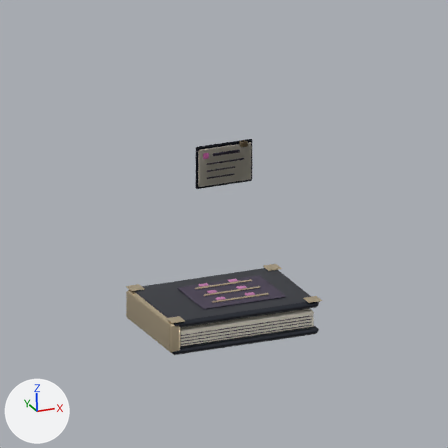
An edit to the Blender file assets/blender/magnotes_grimoire.blend, drawn before and after from the same camera.
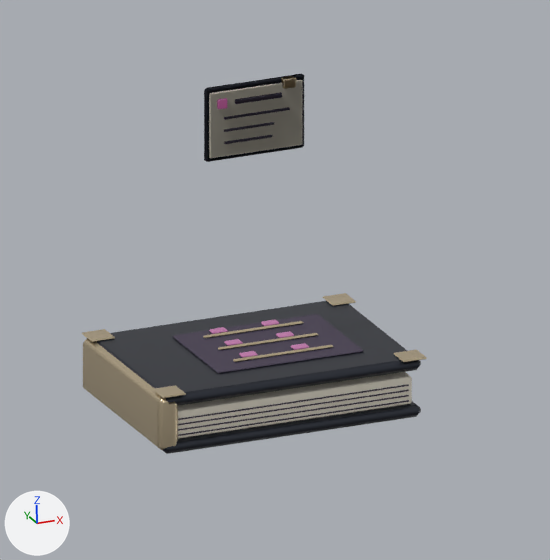
Old and new are each drawn from the file's camera 'Studio / camera' and again close up on the part from 18% to 88% of the width and 22% to 93% of the height. The axes (+X, +Y, +Z) are drawn at lower left. The lights are the same throughout. The first two pictures are the older version.

Names of what the first close-up shows: 'BOOK / back cover', 'BOOK / corner guard', 'BOOK / page edge 0', 'BOOK / pages', 'NOTE / 02 backing', 'NOTE / 05 paper', 'NOTE / 06 backing' and 9 more.
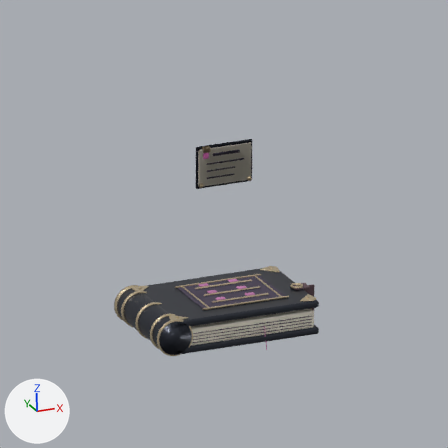
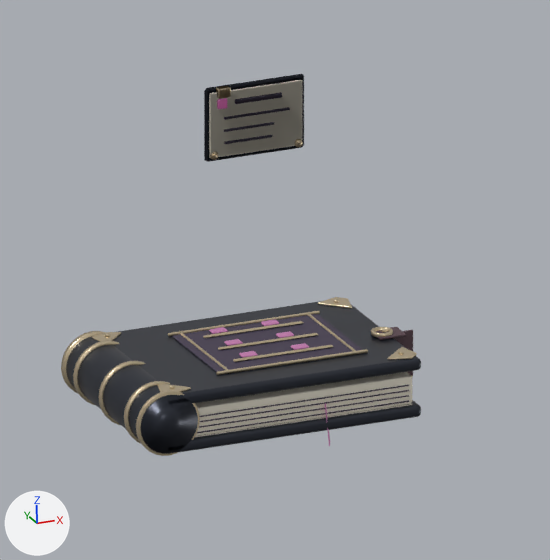
Edits to the bpy script that builds the scene:
```text
Change me_cube_001:
    used by ob_book___back_cover; parent = ob_book___book_pivot; location = (0.0, 0.0, 0.0)
    remove me_cube_001.from_pydata(...)  # 48 vertices, 52 faces; spans x -0.75..0.75, y -0.52..0.52, z -0.04..0.3
    add me_cube_001.from_pydata(...)  # 304 vertices, 280 faces; spans x -0.89..0.75, y -0.52..0.52, z -0.04..0.31
    me_cube_001 part 1: a new loose piece of 112 vertices spanning x -0.89..-0.56, y -0.52..0.52, z -0.03..0.31, in mat_book___dark_obsidian (dark grey #353842)
    me_cube_001 part 2: 144 vertices added at x -0.75..0.75, y -0.52..0.52, z -0.03..0.3
Change me_cube_002:
    used by ob_book___pages; parent = ob_book___book_pivot; location = (0.0, 0.0, 0.0)
    remove me_cube_002.from_pydata(...)  # 24 vertices, 26 faces; spans x -0.705..0.705, y -0.493..0.493, z 0.035..0.195
    add me_cube_002.from_pydata(...)  # 136 vertices, 128 faces; spans x -0.705..0.705, y -0.498..0.493, z 0.022..0.195
    me_cube_002 part 3: a new loose piece, a box spanning x -0.7013..0.7013, y -0.4985..-0.4945, z 0.022..0.038, in mat_book___ivory_paper (pale yellow #f0eada)
    me_cube_002 part 4: a new loose piece, a box spanning x -0.6988..0.6988, y -0.4985..-0.4945, z 0.052..0.068, in mat_book___ivory_paper (pale yellow #f0eada)
    me_cube_002 part 5: a new loose piece, a box spanning x -0.6963..0.6963, y -0.4985..-0.4945, z 0.082..0.098, in mat_book___ivory_paper (pale yellow #f0eada)
    me_cube_002 part 6: 72 vertices added at x -0.704..0.704, y -0.492..0.492, z 0.036..0.194
    other edits to the shape of me_cube_002 do not show in these pictures
Change me_cube_010:
    used by ob_book___corner_guard; parent = ob_book___book_pivot; location = (0.0, 0.0, 0.0)
    remove me_cube_010.from_pydata(...)  # 320 vertices, 308 faces; spans x -0.78..0.77, y -0.55..0.55, z -0.01..0.32
    add me_cube_010.from_pydata(...)  # 1576 vertices, 1362 faces; spans x -1.59..0.06, y -0.39..0.63, z -0.36..0.01
    me_cube_010 part 7: the loose piece of 24 vertices spanning x -0.21..0.37, y -0.21..-0.19, z 0.31..0.32 is scaled about its middle by (1.53, 0.577, 1.5), then moved by (-0.69, 0.0, -0.33)
    me_cube_010 part 8: the loose piece of 24 vertices spanning x -0.21..0.37, y 0.19..0.21, z 0.31..0.32 is scaled about its middle by (1.53, 0.577, 1.5), then moved by (-0.69, 0.24, -0.33)
    me_cube_010 part 9: the loose piece of 24 vertices spanning x -0.78..-0.66, y -0.52..0.52, z -0.01..0.29 is scaled about its middle by (0.114, 0.642, 0.0437), then moved by (-0.26, 0.12, -0.15)
    me_cube_010 part 10: 6 loose pieces with 224 vertices, spanning x -0.77..0.77, y -0.55..0.55, z 0.1..0.31, are deleted
    me_cube_010 part 11: 1096 vertices added at x -1.59..-1.23, y -0.39..0.63, z -0.36..0.0
    me_cube_010 part 12: 336 vertices added at x -0.25..0.06, y -0.39..0.63, z -0.28..0.01
    me_cube_010 part 13: the surface is now shaded smooth
    other edits to the shape of me_cube_010 do not show in these pictures
Change ob_book___corner_guard:
    ob_book___corner_guard.location: (0.0, 0.0, 0.0) -> (0.69, -0.12, 0.322)
Add ob_book___strap:
    ob_book___strap = bpy.data.objects.new('BOOK / strap', me_book___strap)  # 48 vertices, 52 faces; spans x -0.065..0.065, y -0.26..0.007, z 0.0..0.22; in mat_book___oiled_strap (brown #59424b)
    ob_book___strap.parent = ob_book___book_pivot
    ob_book___strap.location = (0.65, -0.12, 0.31)
    ob_book___strap.rotation_euler = (1.571, 0.0, 1.571)  # degrees (90, 0, 90)
```

Where the change shows, as pixel boxes [x1, y1, x2, y2] in the close-ups (550 x 560 px; the box of a moved part takes in the faces that stretch with it):
'BOOK / back cover', reshaped (9% wider)
    before: [96, 301, 421, 454]
    after: [66, 301, 421, 454]
'BOOK / corner guard', reshaped, moved
    before: [82, 293, 427, 450]
    after: [61, 297, 417, 456]
'BOOK / strap', added
    after: [376, 327, 413, 376]
part 1 of me_cube_001, added
    after: [66, 336, 198, 454]
part 2 of me_cube_001, added
    after: [118, 301, 421, 454]
part 3 of me_cube_002, added (mostly hidden)
    after: [195, 404, 412, 437]
part 4 of me_cube_002, added
    after: [197, 399, 412, 434]
part 5 of me_cube_002, added
    after: [199, 394, 411, 428]
part 6 of me_cube_002, added (mostly hidden)
    after: [196, 373, 412, 436]
part 7 of me_cube_010, moved or reshaped
    before: [233, 345, 333, 362]
    after: [216, 349, 368, 375]
part 8 of me_cube_010, moved or reshaped
    before: [203, 321, 304, 338]
    after: [168, 311, 320, 336]
part 9 of me_cube_010, moved or reshaped
    before: [83, 338, 178, 450]
    after: [179, 332, 229, 370]
part 10 of me_cube_010, deleted
    before: [82, 293, 427, 398]
part 11 of me_cube_010, added
    after: [61, 331, 200, 456]
part 12 of me_cube_010, added
    after: [307, 297, 417, 377]
